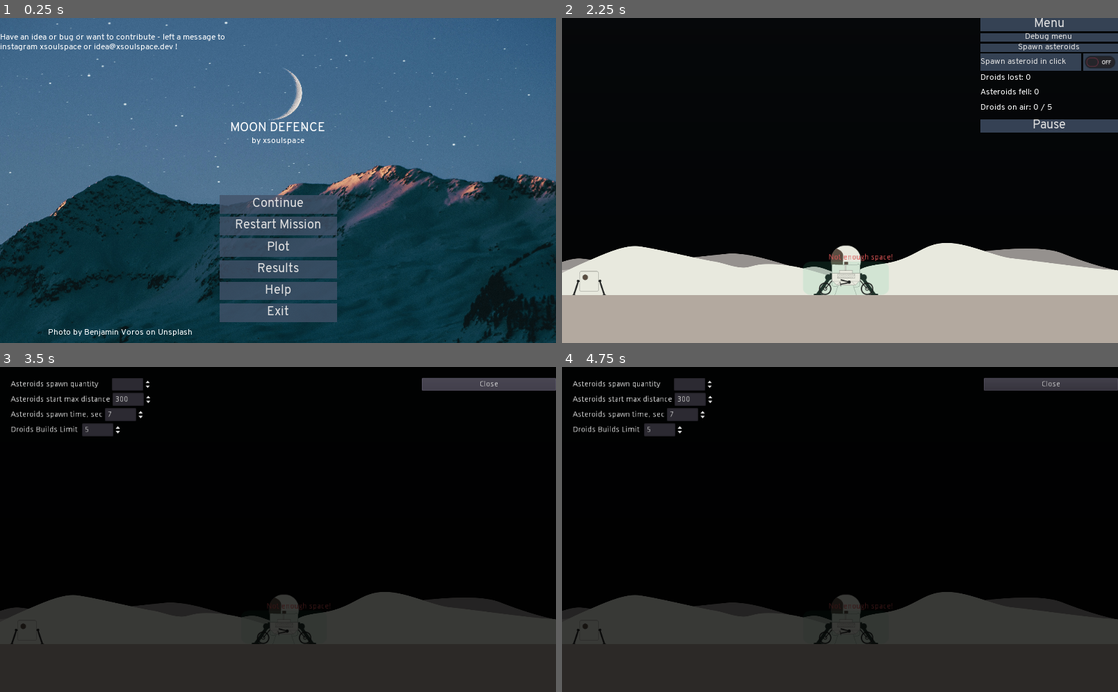
Above: before the commit, frames 1-4 (two rows, left to right).
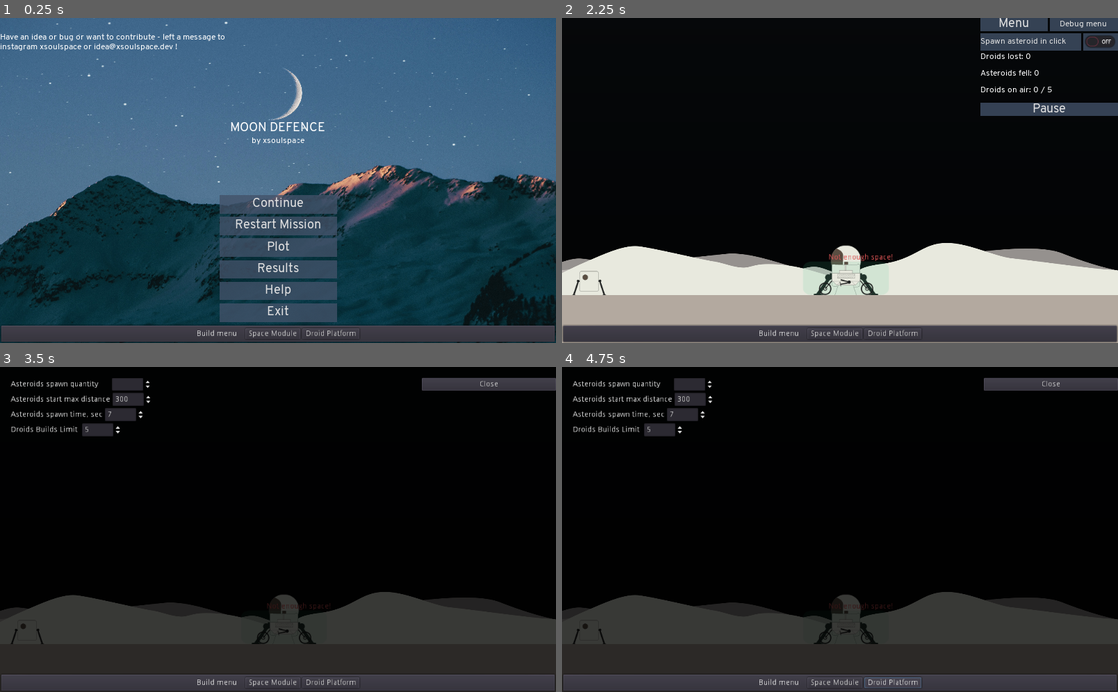
Above: after the commit, the same moments.

Repository: Arenukvern/gd_moon_defence
Game: Godot game, scene res://levels/ScenesRoot.tscn
The game is run twice, just before and just after one commit, with the same random seed, the same clock (stepped at 60 frames per second) and the same inputs.
Inputs (mouse positions are in pixels of both pictures, inside the frame that each line leads up to):
- Up to frame 1 (0.25 s): no input
- Up to frame 2 (2.25 s): click "Restart Mission" at 0.5 s; click "Menu" at 1.25 s; click "Restart Mission" at 2 s
- Up to frame 3 (3.5 s): click "Debug menu" at 2.75 s
- Up to frame 4 (4.75 s): click (834, 682) at 3.5 s, where only the run after the commit has a clickable "Space Module"; click (895, 682) at 4.25 s, where only the run after the commit has a clickable "Droid Platform"

The runs differ from the first frame. In frame 1, 4.9% of the frame differs, in the area x 0-100%, y 94-100%; in frame 2, 10%, in the area x 0-100%, y 0-100%; in frame 3, 4.1%; in frame 4, 4.1%.

Commit message:
WIP:  working on build menu

Diff:
--- a/levels/MoonFlat.tscn
+++ b/levels/MoonFlat.tscn
@@ -7,6 +7,7 @@
 [ext_resource path="res://objects/droid_platform/primitive/PrimitiveDroidPlatform.tscn" type="PackedScene" id=5]
 [ext_resource path="res://assets/MoonTileMap.tres" type="TileSet" id=6]
 [ext_resource path="res://objects/rovers/PrimitiveRover.tscn" type="PackedScene" id=7]
+[ext_resource path="res://ui/BuildMenu.tscn" type="PackedScene" id=8]
 
 [node name="MoonFlat" type="Node2D"]
 script = ExtResource( 1 )
@@ -15,13 +16,11 @@
 }
 
 [node name="WaypointsManagerLayer" type="CanvasLayer" parent="."]
-editor/display_folded = true
 layer = 100
 
 [node name="Node" type="Node" parent="WaypointsManagerLayer"]
 
 [node name="CanvasLayer" type="CanvasLayer" parent="."]
-editor/display_folded = true
 layer = -1
 
 [node name="MoonBackground" type="TextureRect" parent="CanvasLayer"]
@@ -31,13 +30,18 @@
 texture = ExtResource( 2 )
 expand = true
 stretch_mode = 7
+__meta__ = {
+"_edit_use_anchors_": false
+}
 
 [node name="MenuLayer" type="CanvasLayer" parent="."]
-editor/display_folded = true
 
 [node name="UIDebug" parent="MenuLayer" instance=ExtResource( 3 )]
 margin_left = 787.0
 margin_bottom = -501.0
+
+[node name="BuidMenu" parent="MenuLayer" instance=ExtResource( 8 )]
+anchor_top = 1.0
 
 [node name="BaseModule" parent="." instance=ExtResource( 4 )]
 position = Vector2( 523, 480 )
--- /dev/null
+++ b/ui/BuildMenu.tscn
@@ -0,0 +1,44 @@
+[gd_scene format=2]
+
+[node name="BuildMenu" type="Control"]
+anchor_right = 1.0
+anchor_bottom = 1.0
+__meta__ = {
+"_edit_use_anchors_": false
+}
+
+[node name="PanelContainer" type="PanelContainer" parent="."]
+margin_top = -34.0
+margin_right = 1024.0
+__meta__ = {
+"_edit_use_anchors_": false
+}
+
+[node name="CenterContainer" type="CenterContainer" parent="PanelContainer"]
+margin_left = 7.0
+margin_top = 7.0
+margin_right = 1017.0
+margin_bottom = 27.0
+
+[node name="HBoxContainer" type="HBoxContainer" parent="PanelContainer/CenterContainer"]
+margin_left = 355.0
+margin_right = 655.0
+margin_bottom = 20.0
+
+[node name="Build menu" type="Label" parent="PanelContainer/CenterContainer/HBoxContainer"]
+margin_top = 3.0
+margin_right = 86.0
+margin_bottom = 17.0
+text = "Build menu   "
+
+[node name="SpaceModule" type="Button" parent="PanelContainer/CenterContainer/HBoxContainer"]
+margin_left = 90.0
+margin_right = 191.0
+margin_bottom = 20.0
+text = "Space Module"
+
+[node name="DroidFactory" type="Button" parent="PanelContainer/CenterContainer/HBoxContainer"]
+margin_left = 195.0
+margin_right = 300.0
+margin_bottom = 20.0
+text = "Droid Platform"
--- a/ui_debug/UIDebug.tscn
+++ b/ui_debug/UIDebug.tscn
@@ -24,25 +24,33 @@
 anchor_left = 1.0
 anchor_right = 1.0
 margin_left = -253.0
-margin_bottom = 211.0
+margin_bottom = 181.0
 theme = ExtResource( 2 )
 __meta__ = {
 "_edit_use_anchors_": false
 }
 
-[node name="OpenMenuButton" parent="ButtonsContainer" instance=ExtResource( 3 )]
+[node name="HBoxContainer" type="HBoxContainer" parent="ButtonsContainer"]
 margin_right = 253.0
 margin_bottom = 24.0
 
-[node name="OpenButton" type="Button" parent="ButtonsContainer"]
-margin_top = 28.0
+[node name="OpenMenuButton" parent="ButtonsContainer/HBoxContainer" instance=ExtResource( 3 )]
+margin_right = 124.0
+margin_bottom = 24.0
+size_flags_horizontal = 3
+
+[node name="OpenButton" type="Button" parent="ButtonsContainer/HBoxContainer"]
+margin_left = 128.0
 margin_right = 253.0
-margin_bottom = 44.0
+margin_bottom = 24.0
+size_flags_horizontal = 3
+size_flags_vertical = 3
 custom_fonts/font = ExtResource( 4 )
 text = "Debug menu"
 script = ExtResource( 5 )
 
 [node name="SpawnAsteroids" type="Button" parent="ButtonsContainer"]
+visible = false
 margin_top = 48.0
 margin_right = 253.0
 margin_bottom = 64.0
@@ -51,9 +59,9 @@
 script = ExtResource( 6 )
 
 [node name="SpawnAsteroidToMouseClick" type="HBoxContainer" parent="ButtonsContainer"]
-margin_top = 68.0
+margin_top = 28.0
 margin_right = 253.0
-margin_bottom = 100.0
+margin_bottom = 60.0
 size_flags_horizontal = 3
 script = ExtResource( 7 )
 
@@ -71,9 +79,9 @@
 margin_bottom = 32.0
 
 [node name="DroidsLostCurrentHighscore" type="Label" parent="ButtonsContainer"]
-margin_top = 104.0
+margin_top = 64.0
 margin_right = 253.0
-margin_bottom = 127.0
+margin_bottom = 91.0
 size_flags_horizontal = 3
 size_flags_vertical = 3
 custom_fonts/font = ExtResource( 4 )
@@ -81,9 +89,9 @@
 autowrap = true
 
 [node name="AsteroidsFellCurrentHighscore" type="Label" parent="ButtonsContainer"]
-margin_top = 131.0
+margin_top = 95.0
 margin_right = 253.0
-margin_bottom = 155.0
+margin_bottom = 122.0
 size_flags_horizontal = 3
 size_flags_vertical = 3
 custom_fonts/font = ExtResource( 4 )
@@ -91,9 +99,9 @@
 autowrap = true
 
 [node name="DroidsLimit" type="Label" parent="ButtonsContainer"]
-margin_top = 159.0
+margin_top = 126.0
 margin_right = 253.0
-margin_bottom = 182.0
+margin_bottom = 153.0
 size_flags_horizontal = 3
 size_flags_vertical = 3
 custom_fonts/font = ExtResource( 4 )
@@ -101,12 +109,12 @@
 autowrap = true
 
 [node name="PauseButton" type="Button" parent="ButtonsContainer"]
-margin_top = 186.0
+margin_top = 157.0
 margin_right = 253.0
-margin_bottom = 210.0
+margin_bottom = 181.0
 text = "Pause"
 script = ExtResource( 8 )
-[connection signal="button_up" from="ButtonsContainer/OpenButton" to="ButtonsContainer/OpenButton" method="_on_OpenButton_button_up"]
+[connection signal="button_up" from="ButtonsContainer/HBoxContainer/OpenButton" to="ButtonsContainer/HBoxContainer/OpenButton" method="_on_OpenButton_button_up"]
 [connection signal="button_up" from="ButtonsContainer/SpawnAsteroids" to="ButtonsContainer/SpawnAsteroids" method="_on_SpawnAsteroids_button_up"]
 [connection signal="button_up" from="ButtonsContainer/SpawnAsteroidToMouseClick/SpawnAsteroidToMouseClickButton" to="ButtonsContainer/SpawnAsteroidToMouseClick" method="_on_SpawnAsteroidToMouseClickButton_button_up"]
 [connection signal="button_up" from="ButtonsContainer/SpawnAsteroidToMouseClick/SpawnAsteroidMouseClickCheckButton" to="ButtonsContainer/SpawnAsteroidToMouseClick" method="_on_SpawnAsteroidMouseClickCheckButton_button_up"]
Not shown: 1 places in levels/MoonFlat.tscn that only renumber resources
